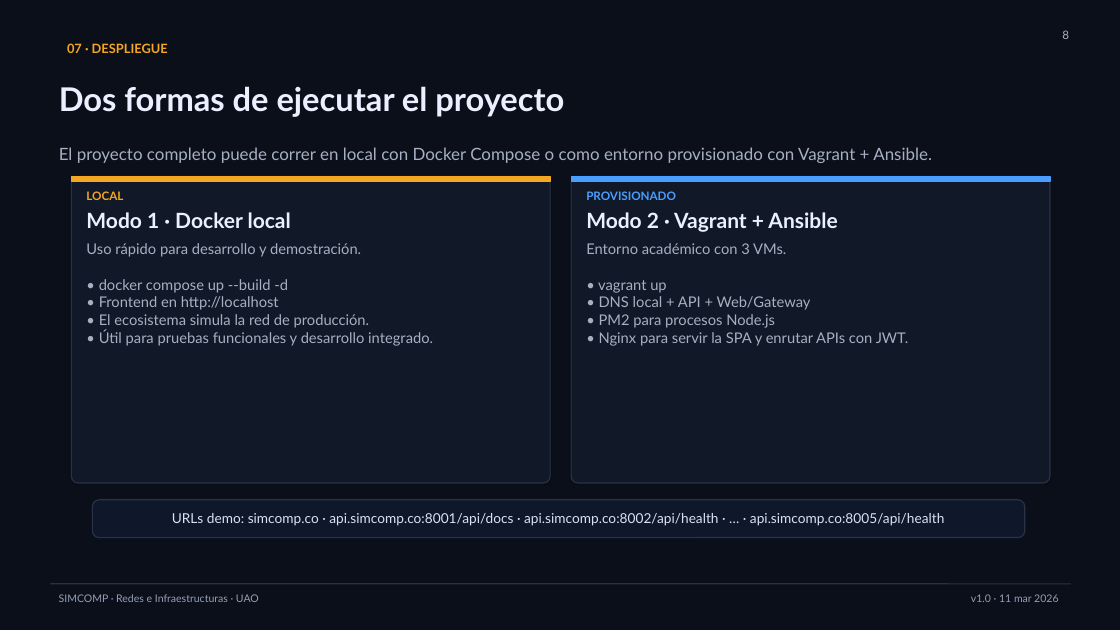
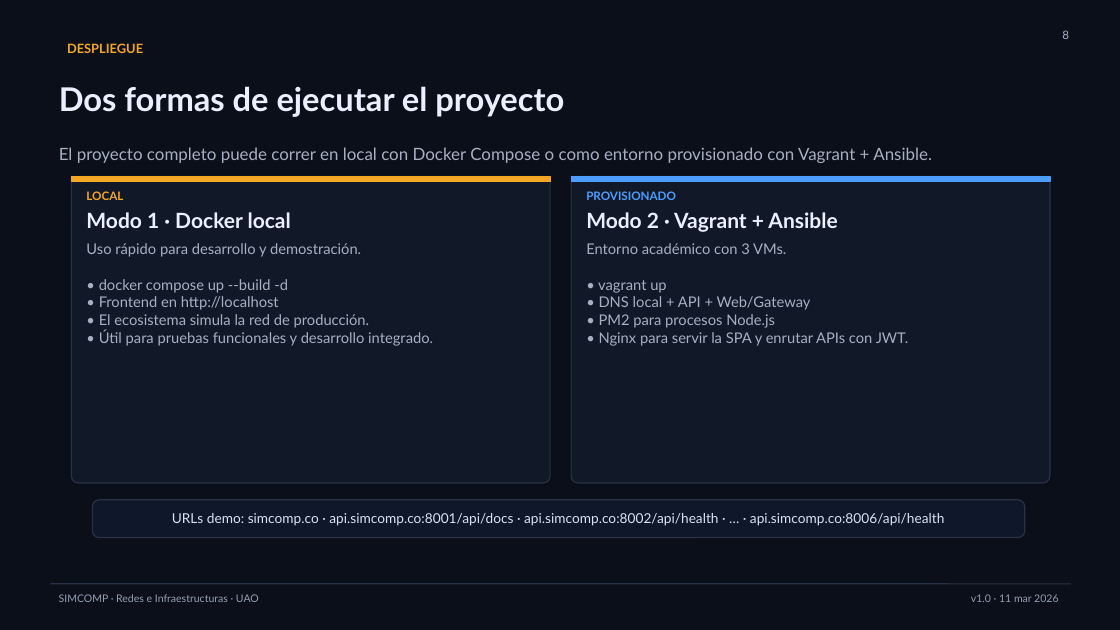
Before and after one commit to driosoft-pro/simcomp, a slide deck: slide 8 of docs/SIMCOMP.pptx. Drawn at 1120x630 pixels with LibreOffice and Linux fonts; fonts in the diff are those of the drawing. Boxes give left, top, right and bottom in pixels: in the first picture for what was removed or moved away, otherwise in the second. Text is boxed around its words. In the diff, an @@ line names an element or a change of style, - is before the commit and + after.

```diff
--- a/docs/SIMCOMP.pptx
+++ b/docs/SIMCOMP.pptx
@@ text at (67, 43, 143, 53): text changed @@
-07 · DESPLIEGUE
+DESPLIEGUE
@@ text at (172, 513, 944, 526): text changed @@
-URLs demo: simcomp.co · api.simcomp.co:8001/api/docs · api.simcomp.co:8002/api/health · … · api.simcomp.co:8005/api/health
+URLs demo: simcomp.co · api.simcomp.co:8001/api/docs · api.simcomp.co:8002/api/health · … · api.simcomp.co:8006/api/health
```
Also in this commit, not shown: 9 other slides changed, 15 other files.
